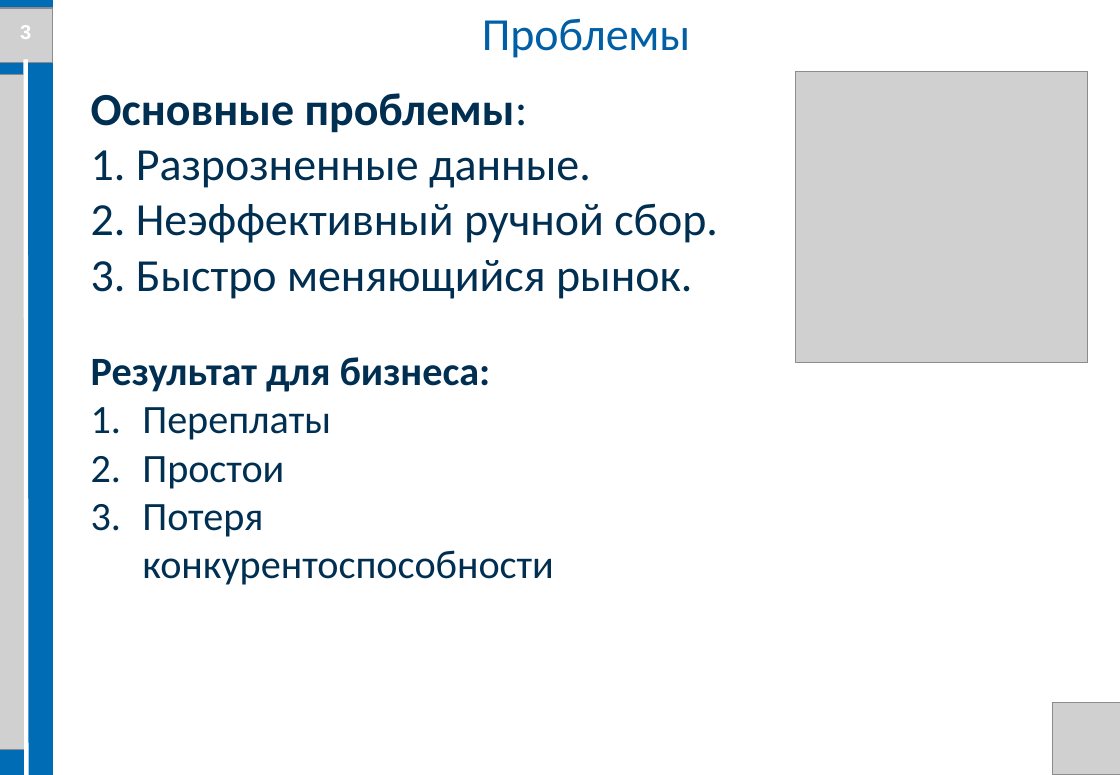
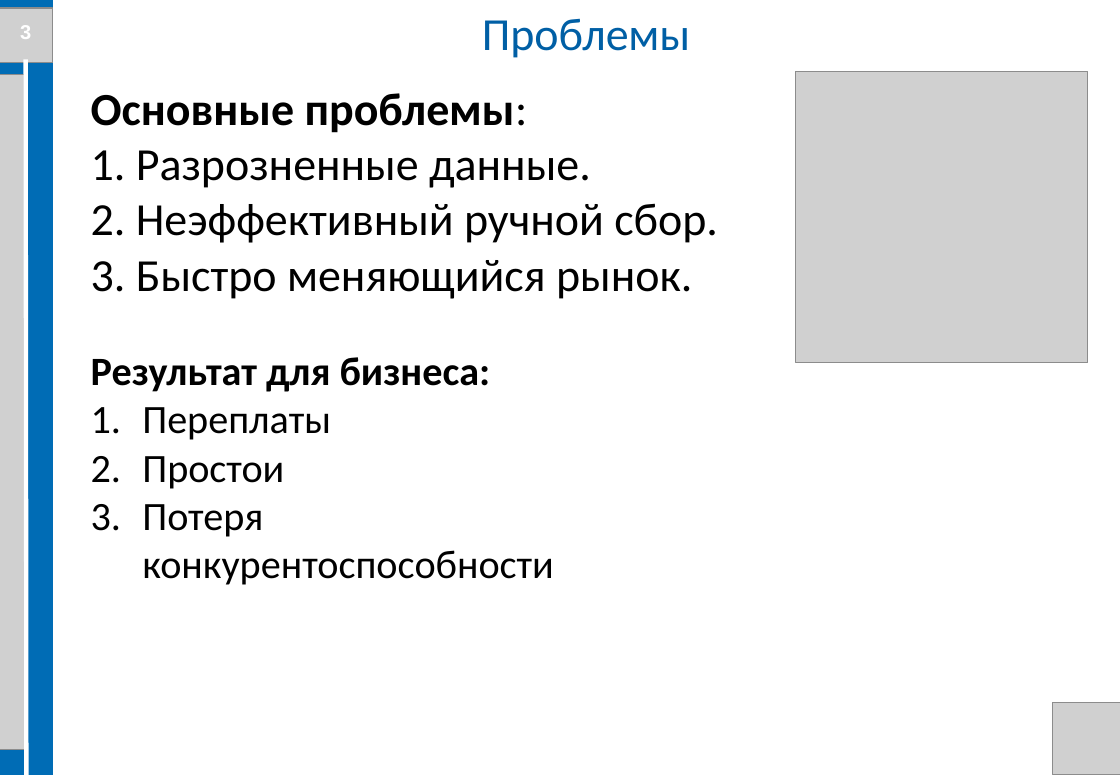
Before and after one commit to Evgenij1234/Diplom-work, a slide deck: slide 3 of Documents/Презентация ВКР Семенов Е.А. БПЦ 21-01.pptx. Drawn at 1120x775 pixels with LibreOffice and Linux fonts; fonts in the diff are those of the drawing; grey boxes stand for pictures; background and template pictures are left out. Boxes give left, top, right and bottom in pixels: in the first picture for what was removed or moved away, otherwise in the second. Text is boxed around its words. In the diff, an @@ line names an element or a change of style, - is before the commit and + after.

```diff
--- a/Documents/Презентация ВКР Семенов Е.А. БПЦ 21-01.pptx
+++ b/Documents/Презентация ВКР Семенов Е.А. БПЦ 21-01.pptx
@@ text "Основные проблемы:" at (91, 93, 718, 299): text colour #003052 to #000000 @@
@@ text "Результат для бизнеса:" at (91, 357, 554, 585): text colour #003052 to #000000 @@
```
Also in this commit, not shown: 19 other slides changed, 40 other files.
